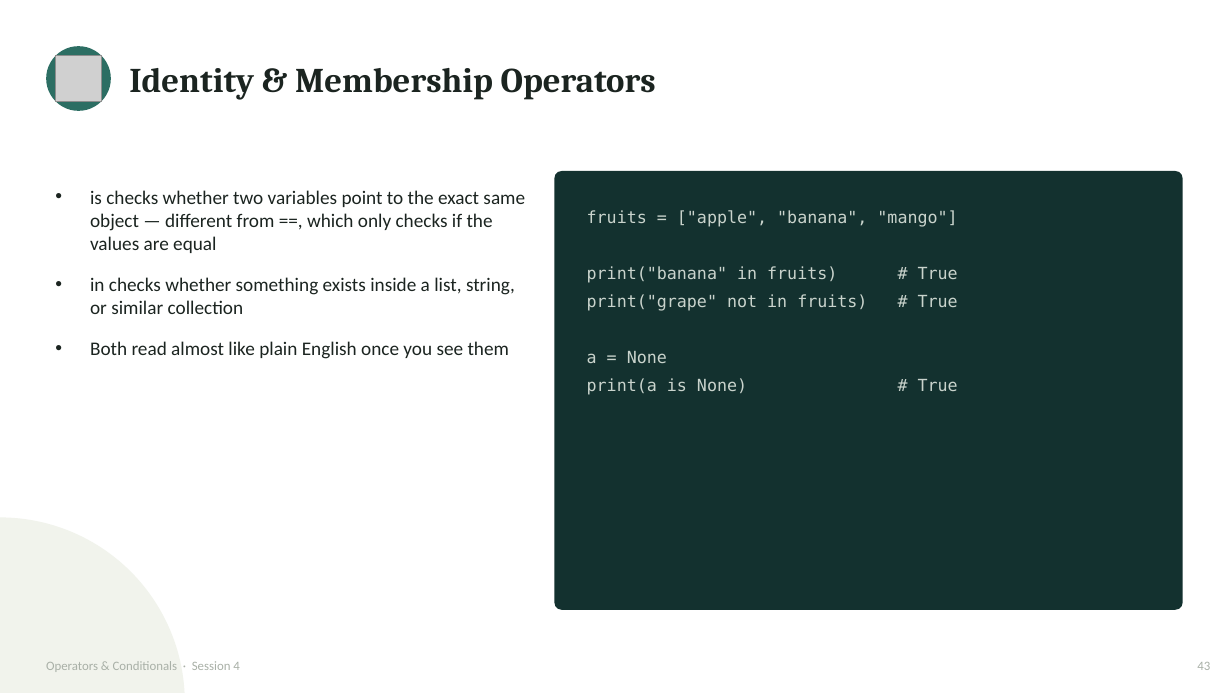
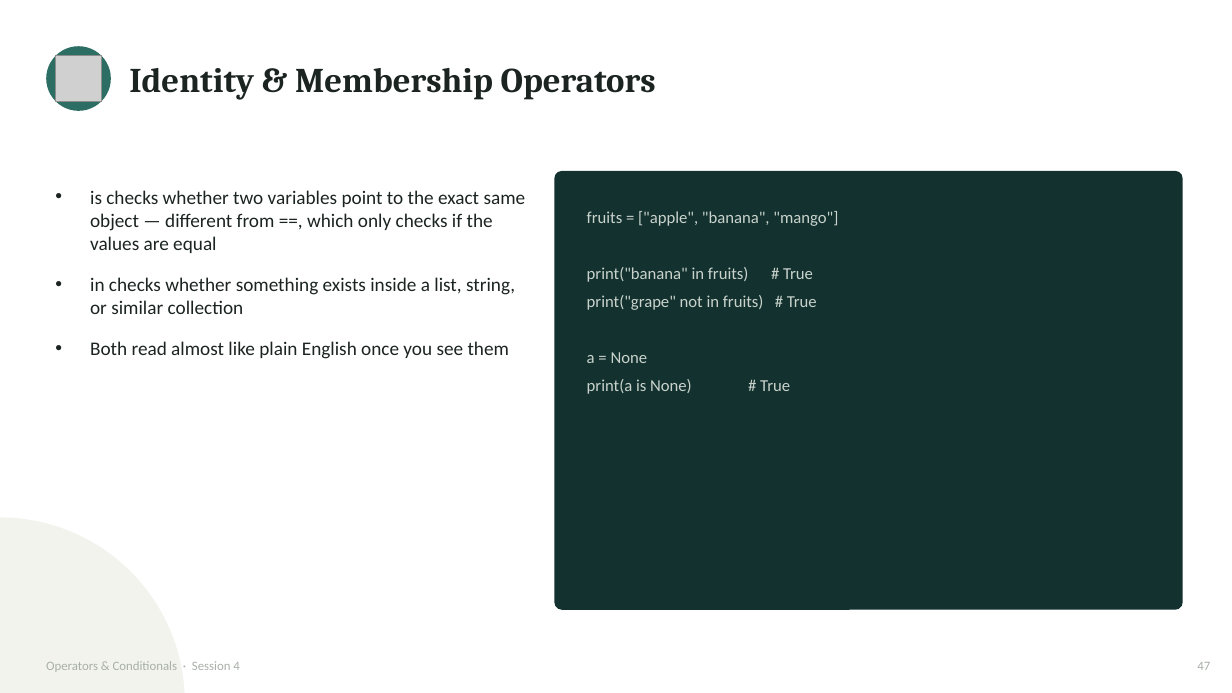
Before and after one commit to waseem-development/ai-ml-course, a slide deck: slide 47 of slides/3_session4_operators_conditionals.pptx (slide 43 before the commit). Drawn at 1232x693 pixels with LibreOffice and Linux fonts; fonts in the diff are those of the drawing; grey boxes stand for pictures. Boxes give left, top, right and bottom in pixels: in the first picture for what was removed or moved away, otherwise in the second. Text is boxed around its words. In the diff, an @@ line names an element or a change of style, - is before the commit and + after.

```diff
--- a/slides/3_session4_operators_conditionals.pptx
+++ b/slides/3_session4_operators_conditionals.pptx
@@ text "fruits = ["apple", "banana", "mango"]" at [587,211,838,394]: font DejaVu Sans Mono to Calibri @@
@@ text at [1197,662,1210,670]: text changed @@
-43
+47
```
Also in this commit, not shown: 41 other slides changed, 7 slides added, 5 other files.
